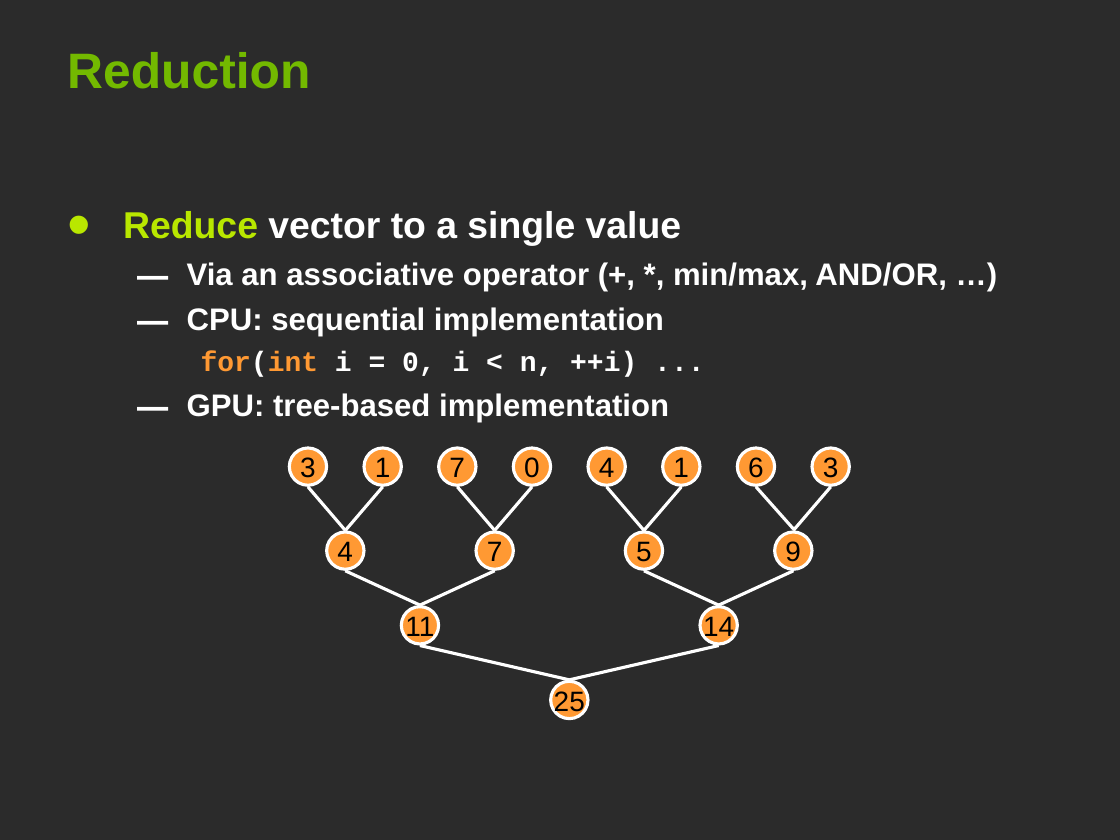
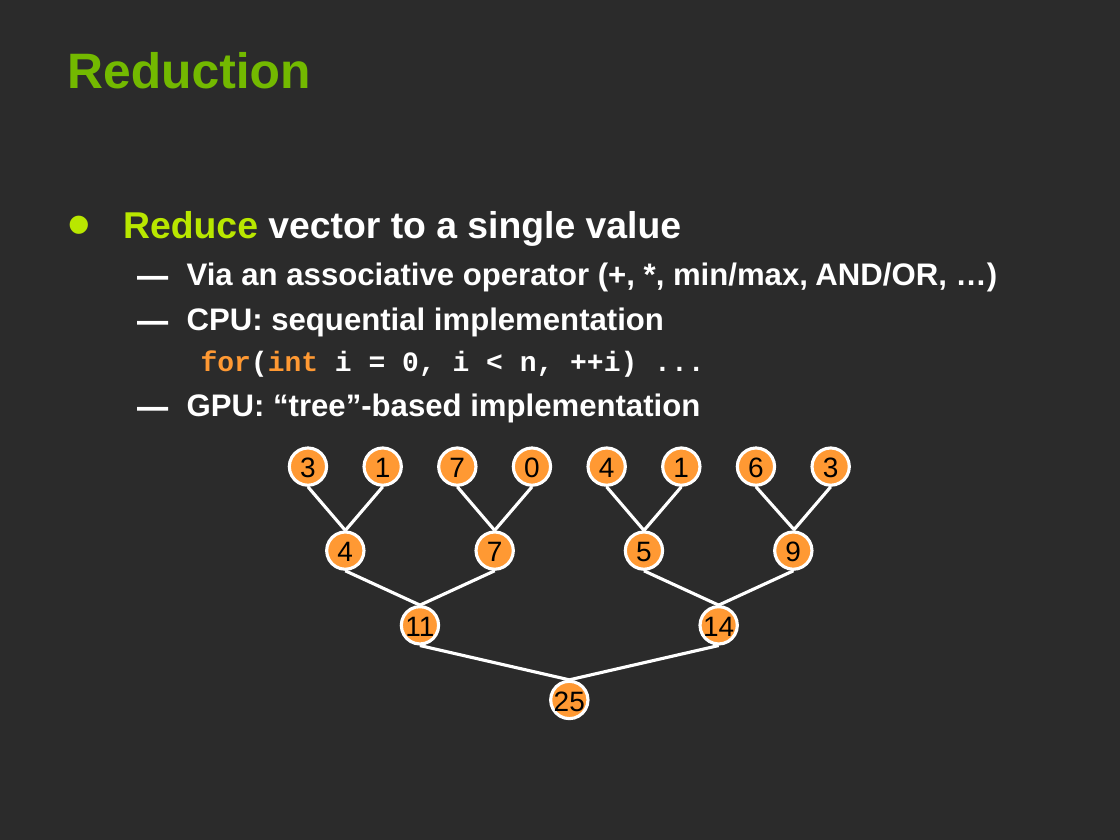
Before and after one commit to deeperlearning/stanford-cs193g-sp2010, a slide deck: slide 13 of lectures/lecture_6/parallel_patterns_1.ppt (slide 7 before the commit). Drawn at 1120x840 pixels with LibreOffice and Linux fonts; fonts in the diff are those of the drawing; background and template pictures are left out; a plain dark background stands for a picture behind light text. Boxes give left, top, right and bottom in pixels: in the first picture for what was removed or moved away, otherwise in the second. Text is boxed around its words. In the diff, an @@ line names an element or a change of style, - is before the commit and + after.

```diff
--- a/lectures/lecture_6/parallel_patterns_1.ppt
+++ b/lectures/lecture_6/parallel_patterns_1.ppt
@@ text at box(187, 393, 700, 422): text changed @@
-  – GPU: tree-based implementation
+  – GPU: “tree”-based implementation
```
Also in this commit, not shown: 12 other slides changed, 21 slides added, 3 slides removed, 1 other file.
